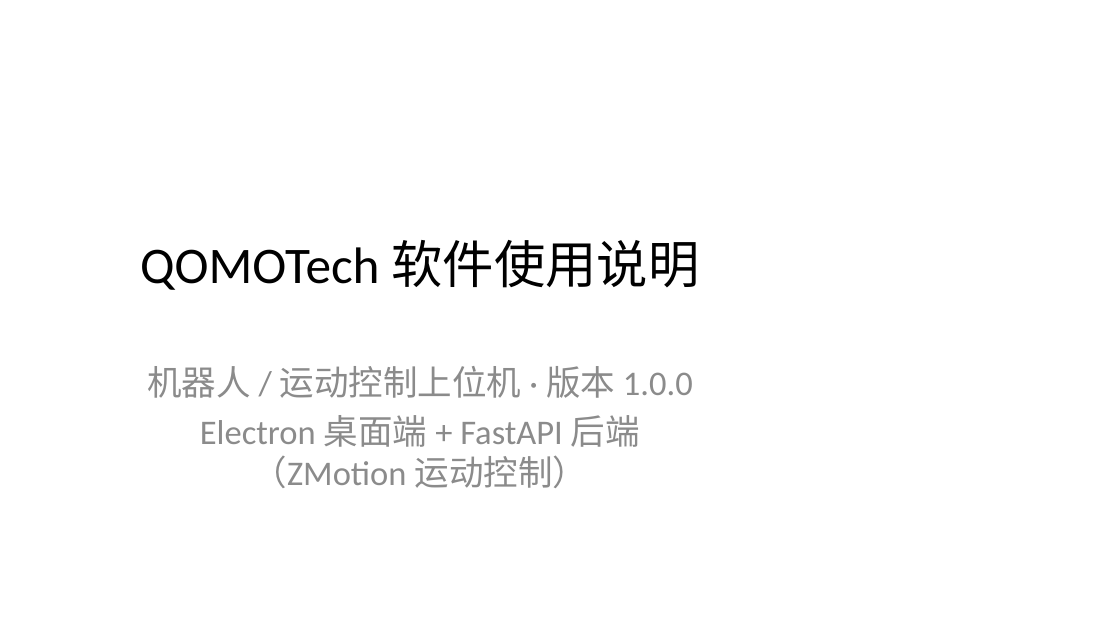
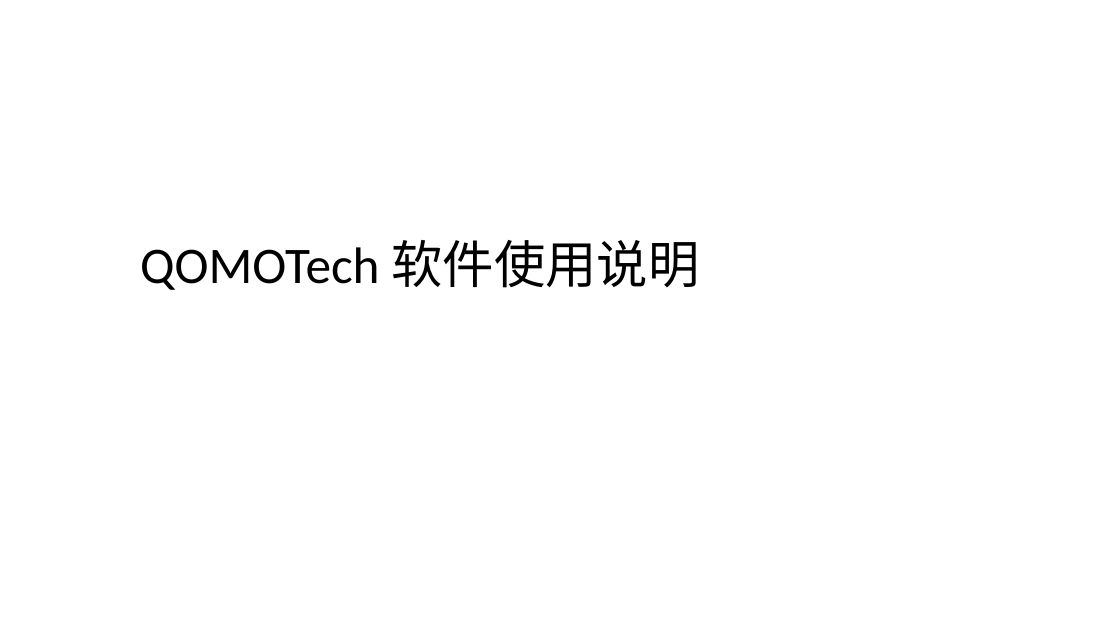
Before and after one commit to luojiasi/QomoApp, a slide deck: slide 1 of QOMOTech_软件使用说明.pptx. Drawn at 1120x630 pixels with LibreOffice and Linux fonts; fonts in the diff are those of the drawing. Boxes give left, top, right and bottom in pixels: in the first picture for what was removed or moved away, otherwise in the second. Text is boxed around its words. In the diff, an @@ line names an element or a change of style, - is before the commit and + after.

```diff
--- a/QOMOTech_软件使用说明.pptx
+++ b/QOMOTech_软件使用说明.pptx
@@ subtitle removed at box(147, 366, 693, 488) @@
-机器人 / 运动控制上位机 · 版本 1.0.0
-Electron 桌面端 + FastAPI 后端（ZMotion 运动控制）
```
Also in this commit, not shown: 3 other files.
